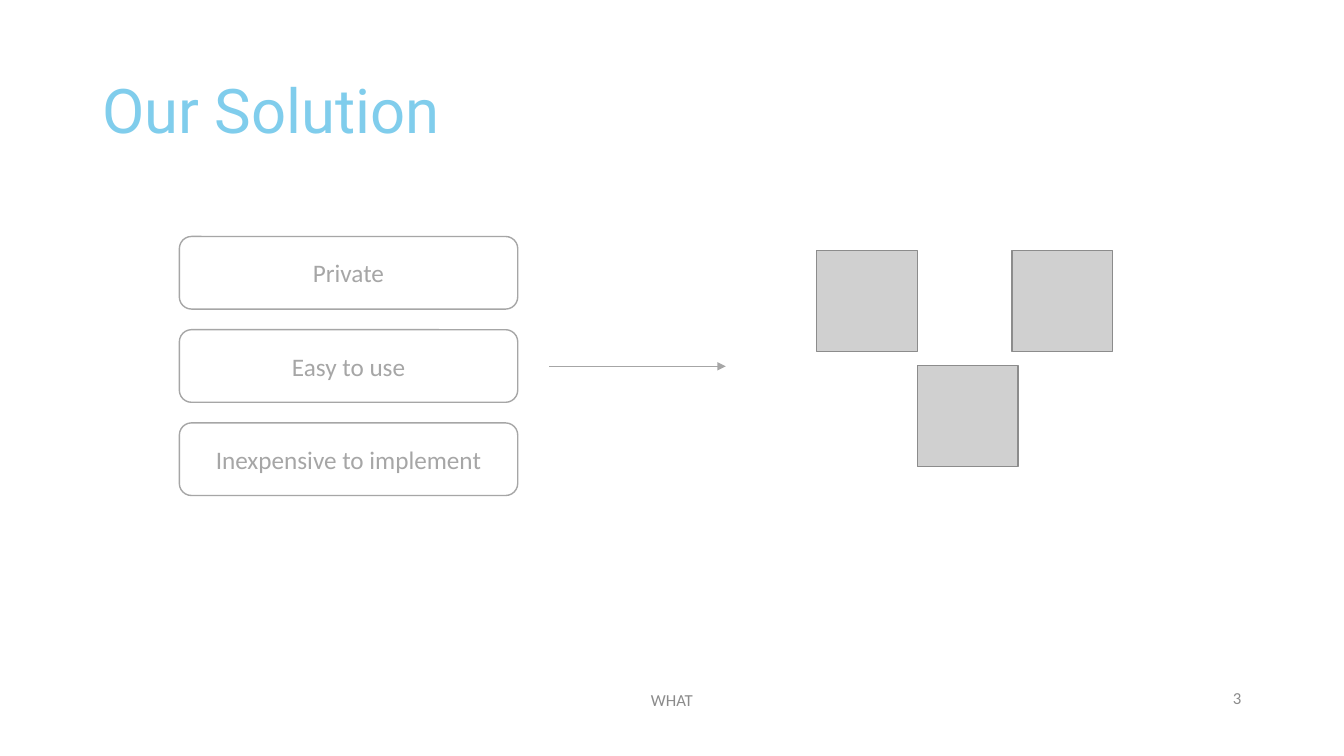
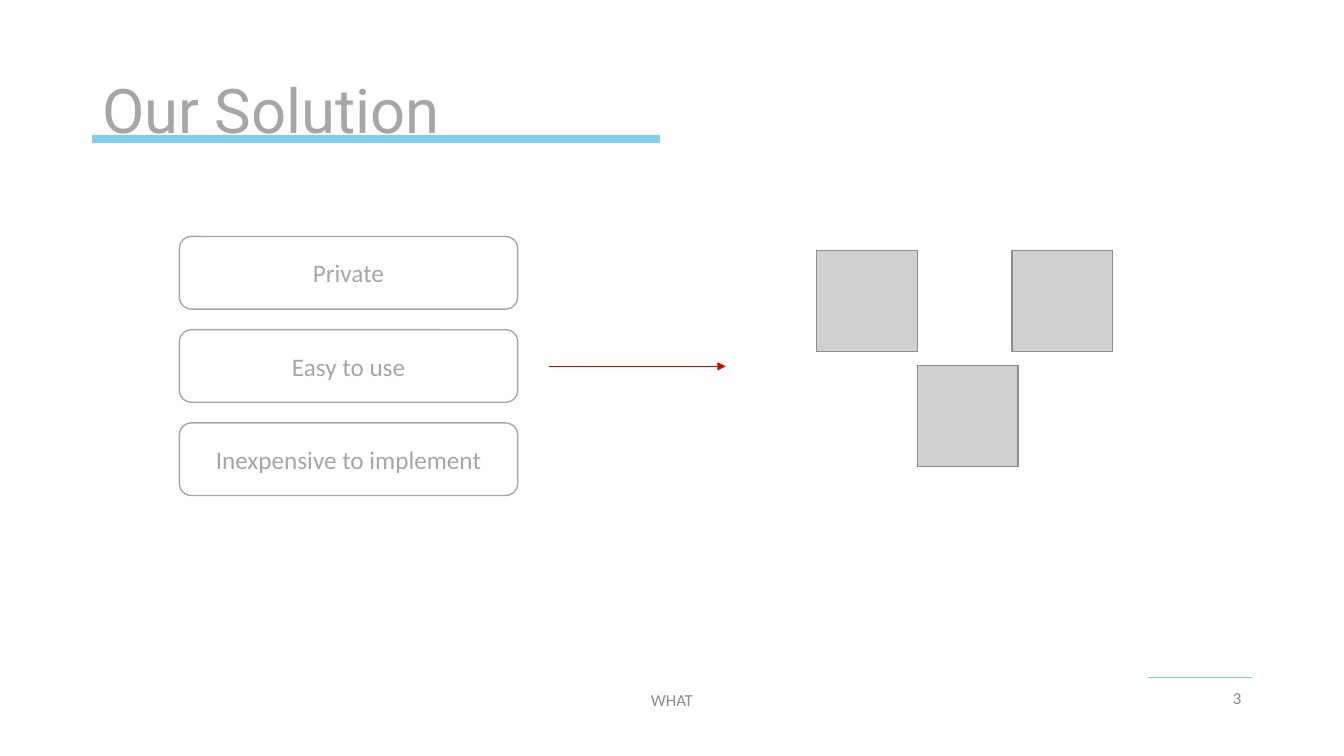
Before and after one commit to michael-spengler/Tracer-wwi19dsa, a slide deck: slide 3 of business/Tracer.pptx. Drawn at 1344x756 pixels with LibreOffice and Linux fonts; fonts in the diff are those of the drawing; grey boxes stand for pictures; background and template pictures are left out. Boxes give left, top, right and bottom in pixels: in the first picture for what was removed or moved away, otherwise in the second. Text is boxed around its words. In the diff, an @@ line names an element or a change of style, - is before the commit and + after.

```diff
--- a/business/Tracer.pptx
+++ b/business/Tracer.pptx
@@ title "Our Solution" at (102,87,440,143): text colour #80CDEC to #A6A6A6 @@
@@ line added from (93, 139) to (659, 139), #80CDEC 6 pt @@
@@ arrow (549, 366) - (726, 366): stroke #A6A6A6 0.5 pt to #BC1200 0.5 pt @@
@@ line added from (1148, 678) to (1252, 678), #80CDEC 0.75 pt @@
```
Also in this commit, not shown: 6 other slides changed, 1 slide added, 2 other files.
